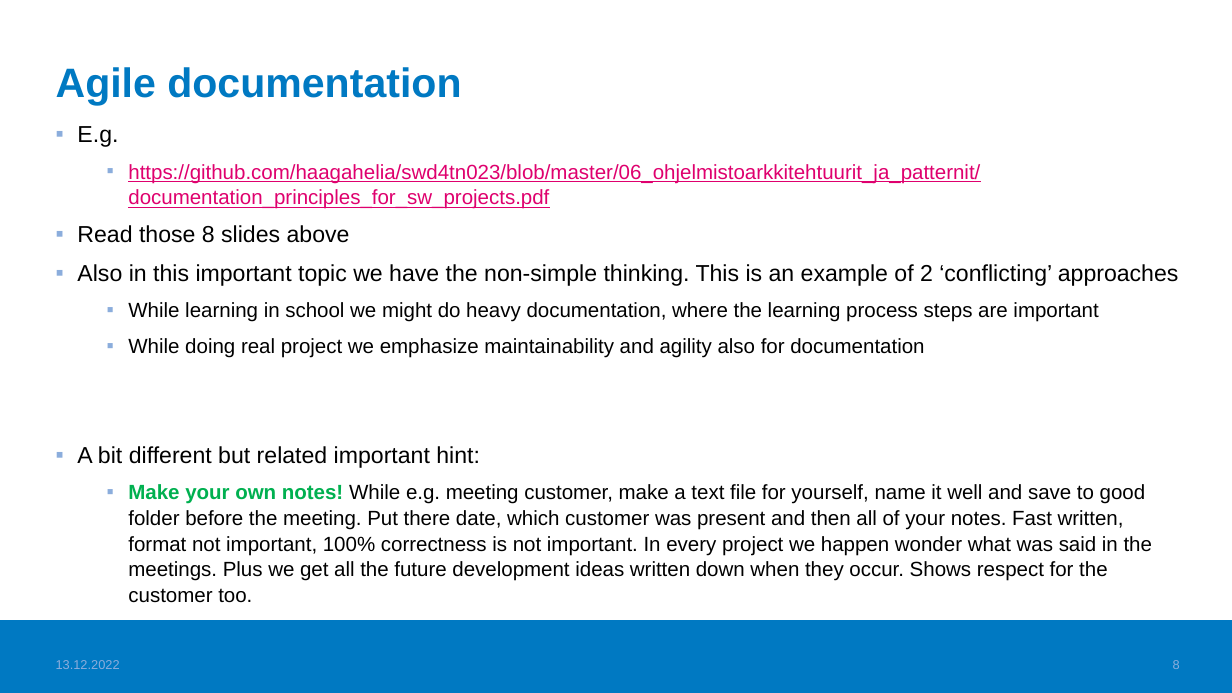
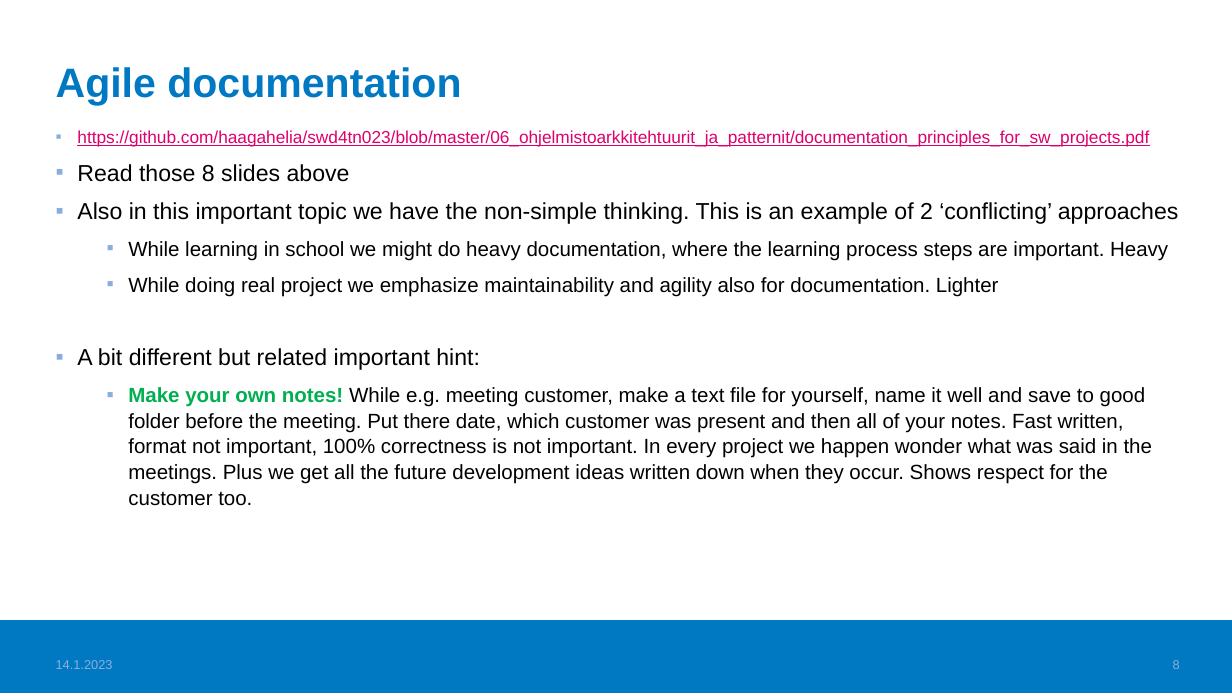
Before and after one commit to haagahelia/ohke-teknologiat, a slide deck: slide 8 of 06_ohjelmistoarkkitehtuurit_ja_patternit/SoftwareProjects_LessonsLearned.pptx. Drawn at 1232x693 pixels with LibreOffice and Linux fonts; fonts in the diff are those of the drawing; background and template pictures are left out. Boxes give left, top, right and bottom in pixels: in the first picture for what was removed or moved away, otherwise in the second. Text is boxed around its words. In the diff, an @@ line names an element or a change of style, - is before the commit and + after.

Commit message:
Project lessons learned edited for explanations etc.

```diff
--- a/06_ohjelmistoarkkitehtuurit_ja_patternit/SoftwareProjects_LessonsLearned.pptx
+++ b/06_ohjelmistoarkkitehtuurit_ja_patternit/SoftwareProjects_LessonsLearned.pptx
@@ text at (77,126,118,147): paragraph removed @@
-▪ E.g.
@@ text at (77,130,1149,147): size 16 to 13.5 pt in "https://github.com/haagahelia/swd4tn023/blob/master/06_ohjel ..."; list level 2 to 1 in "https://github.com/haagahelia/swd4tn023/blob/master/06_ohjel ..."; line spacing 20pt to 22pt @@
@@ text at (128,241,1168,296): text changed @@
-  ▪ While learning in school we might do heavy documentation, where the learning process steps are important
-  ▪ While doing real project we emphasize maintainability and agility also for documentation
+  ▪ While learning in school we might do heavy documentation, where the learning process steps are important. Heavy
+  ▪ While doing real project we emphasize maintainability and agility also for documentation. Lighter
@@ text at (56,660,113,669): text changed @@
-13.12.2022
+14.1.2023
```
Also in this commit, not shown: 8 other slides changed, 1 other file.
